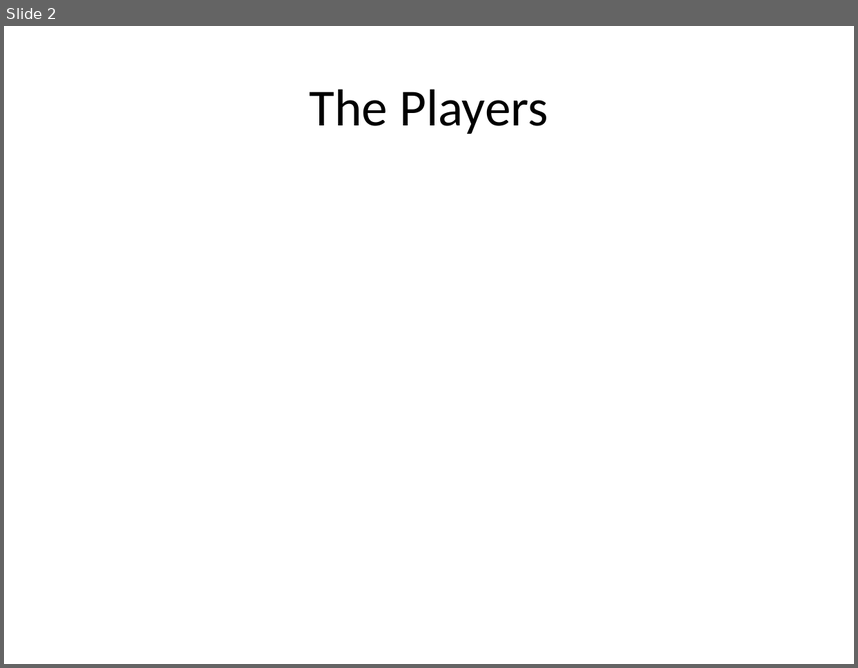
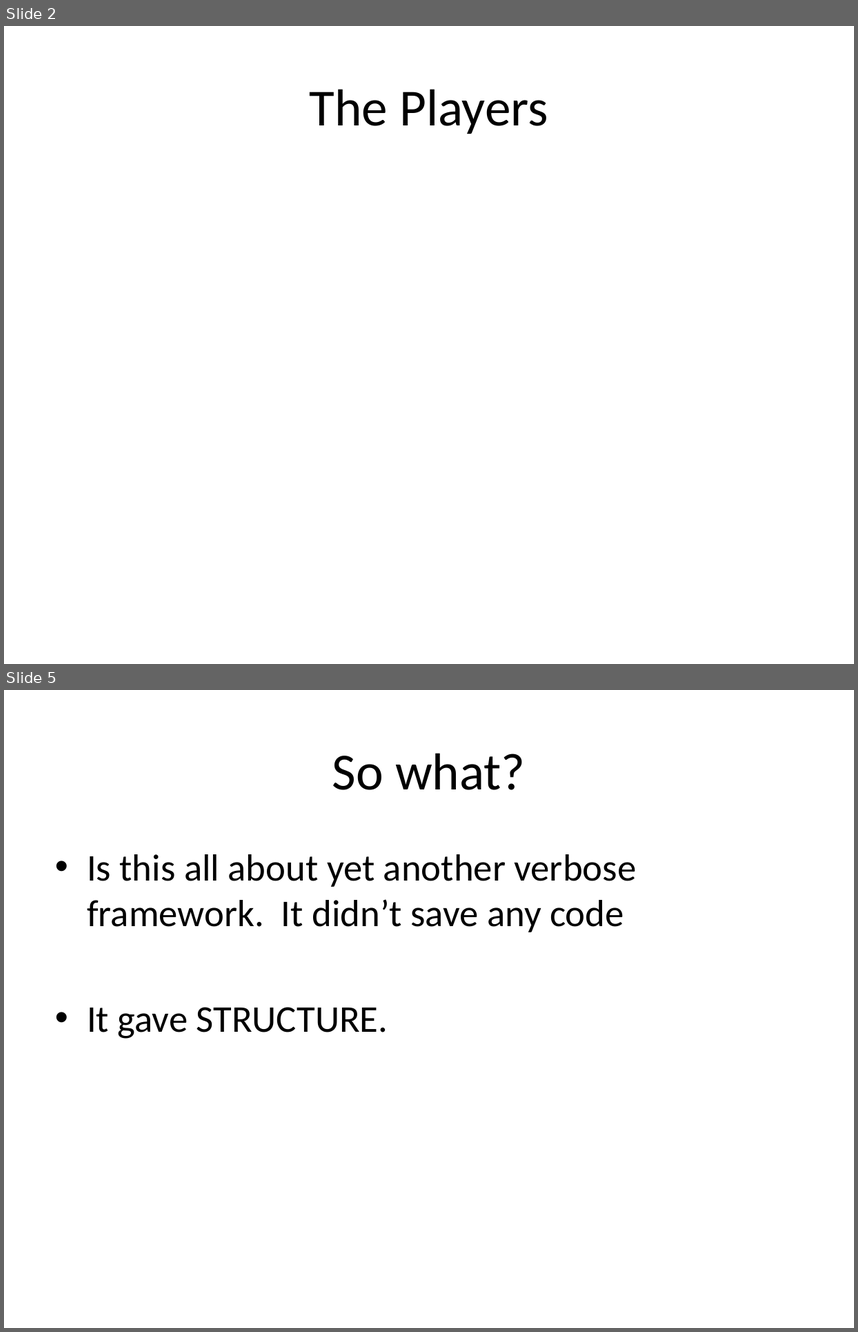
Before and after one commit to jkoynok/TechFest.BackBone, a slide deck: TechFest.Backbone/tf.backbone.pptx. Shown one above the other, each under a label of ours: slide 2 before the commit, slides 2 and 5 after it; the slides between them are not shown. The pictures are 858x668 and 858x1332 pixels, drawn with LibreOffice and Linux fonts; fonts in the diff are those of the drawing. Boxes give left, top, right and bottom in pixels: in the first picture for what was removed or moved away, otherwise in the second. Text is boxed around its words. In the diff, an @@ line names an element or a change of style, - is before the commit and + after.

```diff
--- a/TechFest.Backbone/tf.backbone.pptx
+++ b/TechFest.Backbone/tf.backbone.pptx
@@ slide 5 added at box(4, 690, 854, 1328), background #FFFFFF @@
@@ title added at box(332, 753, 526, 790), 44 pt, text #000000 @@
+So what?
@@ text added at box(87, 854, 636, 1038), 32 pt, text #000000 @@
+• Is this all about yet another verbose framework. It didn’t save any code
+• It gave STRUCTURE.
```
Also in this commit, not shown: 6 other slides added, 1 slide removed, 3 other files.
